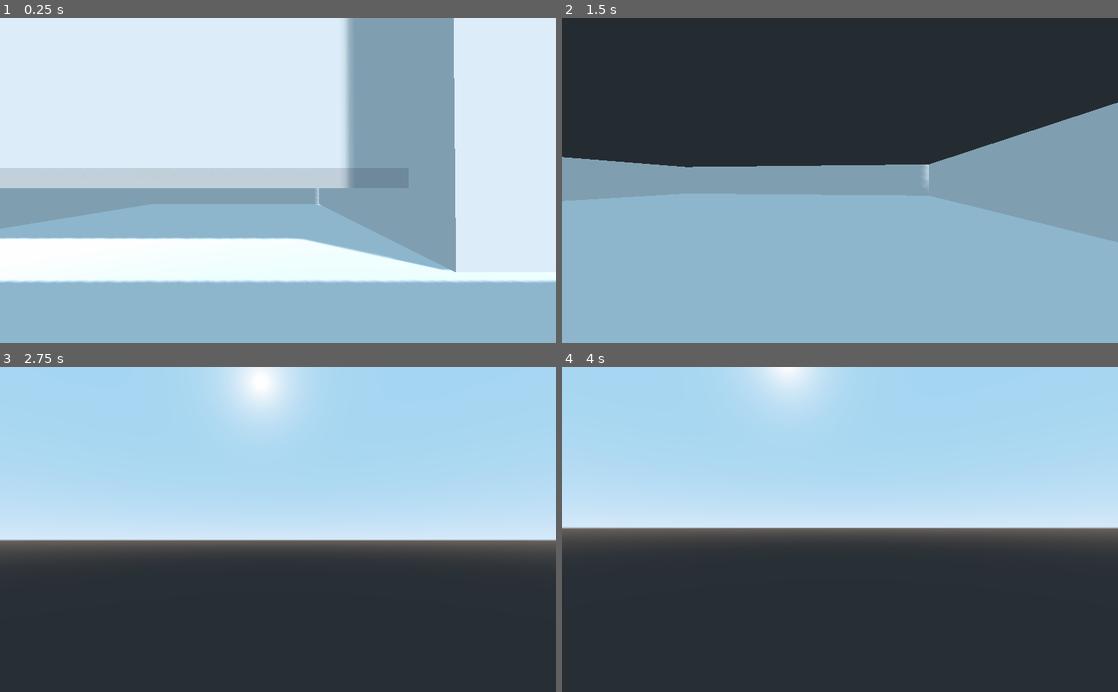
Above: before the commit, frames 1-4 (two rows, left to right).
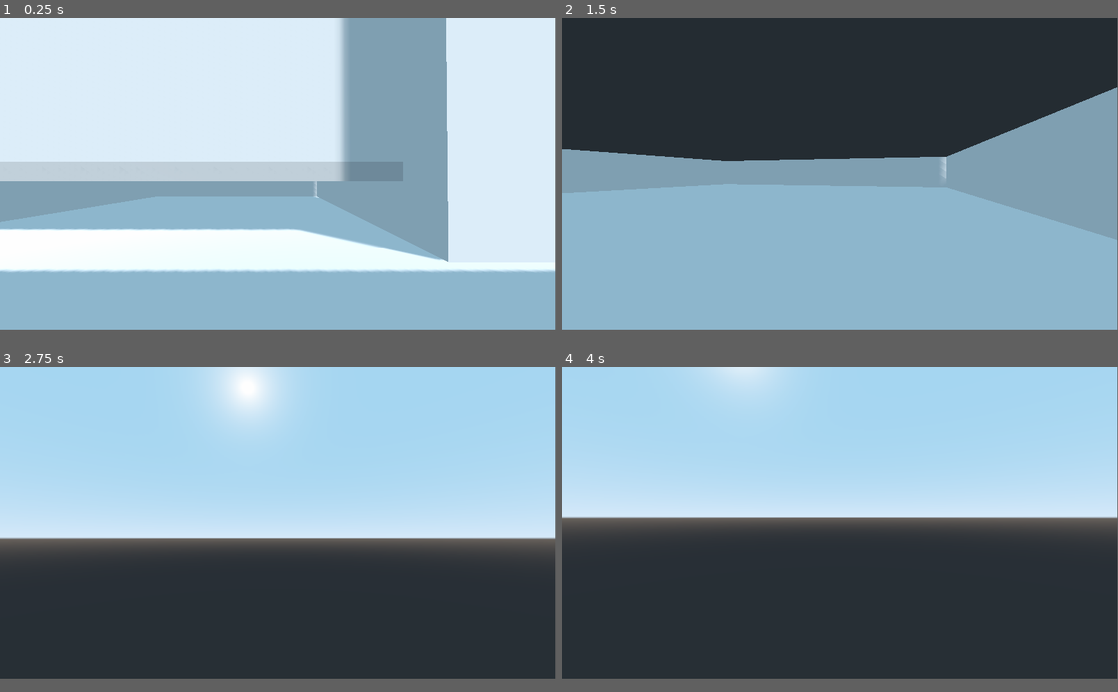
Above: after the commit, the same moments.

Repository: Woflje/DZC20
Game: Godot game, scene res://scenes/Main.tscn
Two runs of this game, one before a commit and one after it. Both use one fixed random seed, a clock stepped at 60 frames per second and the inputs below.
Inputs (mouse positions are in pixels of both pictures, inside the frame that each line leads up to):
- Up to frame 1 (0.25 s): no input
- Up to frame 2 (1.5 s): move the mouse to (867, 180) at 0.52 s; hold W (move_forward) from 0.53 s (still down); tap Space (jump) at 0.77 s; move the mouse to (812, 180) at 1.27 s
- Up to frame 3 (2.75 s): keep holding W (move_forward); tap Space (jump) at 1.52 s; move the mouse to (289, 523) at 2.02 s
- Up to frame 4 (4 s): keep holding W (move_forward); tap Enter at 2.75 s; move the mouse to (834, 536) at 2.77 s; tap Space (jump) at 3.02, 3.5, 3.77 s; move the mouse to (878, 532) at 3.52 s
The window is 800x468 before the commit and 799x449 after it. Grey fills any space a smaller window leaves; there, only what the larger window draws over its background counts as a difference.

The runs differ from the first frame. In frame 1, 12% of the frame differs, in the area x 0-100%, y 0-82%; in frame 2, 5.0%; in frame 3, 1.3%; in frame 4, 6.5%.

Commit message:
Esc, close game

Diff:
--- a/project.godot
+++ b/project.godot
@@ -13,6 +13,17 @@
 config/name="DZC20"
 run/main_scene="res://scenes/Main.tscn"
 config/icon="res://icon.png"
+
+[display]
+
+window/size/width=1920
+window/size/height=1080
+window/size/borderless=true
+window/size/fullscreen=true
+
+[global]
+
+display=false
 
 [gui]
 
--- a/scenes/Main.tscn
+++ b/scenes/Main.tscn
@@ -1,9 +1,11 @@
-[gd_scene load_steps=3 format=2]
+[gd_scene load_steps=4 format=2]
 
 [ext_resource path="res://scenes/Player.tscn" type="PackedScene" id=1]
 [ext_resource path="res://scenes/Flux_test.tscn" type="PackedScene" id=2]
+[ext_resource path="res://scripts/utility/close_game.gd" type="Script" id=3]
 
 [node name="Main" type="Node"]
+script = ExtResource( 3 )
 
 [node name="Flux_test" parent="." instance=ExtResource( 2 )]
 
--- a/scenes/Player.tscn
+++ b/scenes/Player.tscn
@@ -1,7 +1,7 @@
 [gd_scene load_steps=4 format=2]
 
 [ext_resource path="res://assets/Models/Entities/Player/player.glb" type="PackedScene" id=1]
-[ext_resource path="res://script/Entities/Player.gd" type="Script" id=2]
+[ext_resource path="res://scripts/Entities/Player.gd" type="Script" id=2]
 
 [sub_resource type="SphereShape" id=1]
 
--- a/scenes/drag_drop.tscn
+++ b/scenes/drag_drop.tscn
@@ -1,10 +1,11 @@
-[gd_scene load_steps=8 format=2]
+[gd_scene load_steps=9 format=2]
 
 [ext_resource path="res://What-Do-Electrical-Wire-Colors-Mean.jpg" type="Texture" id=1]
-[ext_resource path="res://script/MiniGame/CircuitData.gd" type="Script" id=2]
-[ext_resource path="res://script/MiniGame/InventorySlots.gd" type="Script" id=3]
-[ext_resource path="res://script/MiniGame/InventoryData.gd" type="Script" id=4]
+[ext_resource path="res://scripts/MiniGame/CircuitData.gd" type="Script" id=2]
+[ext_resource path="res://scripts/MiniGame/InventorySlots.gd" type="Script" id=3]
+[ext_resource path="res://scripts/MiniGame/InventoryData.gd" type="Script" id=4]
 [ext_resource path="res://scenes/PlaceHolder.gd" type="Script" id=5]
+[ext_resource path="res://scripts/utility/close_game.gd" type="Script" id=6]
 
 [sub_resource type="StyleBoxFlat" id=1]
 bg_color = Color( 0.12549, 0.0980392, 0.0980392, 1 )
@@ -17,6 +18,7 @@
 
 [node name="DragDrop" type="Node2D"]
 position = Vector2( 296, -3 )
+script = ExtResource( 6 )
 
 [node name="Control" type="Control" parent="."]
 anchor_right = 1.0
--- a/scenes/item_slot.tscn
+++ b/scenes/item_slot.tscn
@@ -1,7 +1,7 @@
 [gd_scene load_steps=3 format=2]
 
 [ext_resource path="res://blue_rectangle.jpg" type="Texture" id=1]
-[ext_resource path="res://script/MiniGame/CircuitSlots.gd" type="Script" id=2]
+[ext_resource path="res://scripts/MiniGame/CircuitSlots.gd" type="Script" id=2]
 
 [node name="Slot" type="TextureRect"]
 margin_bottom = 284.0
--- a/script/Entities/Player.gd
+++ b/scripts/Entities/Player.gd
@@ -24,8 +24,6 @@
 	Input.set_mouse_mode(Input.MOUSE_MODE_CAPTURED)
 
 func _input(event):
-	if Input.is_action_pressed("ui_cancel"):
-		get_tree().quit() # quit the game with a single key press
 	if event is InputEventMouseMotion:
 		mouseDelta = event.relative
 
--- /dev/null
+++ b/scripts/utility/close_game.gd
@@ -0,0 +1,19 @@
+extends Node
+
+
+# Declare member variables here. Examples:
+# var a = 2
+# var b = "text"
+
+
+# Called when the node enters the scene tree for the first time.
+func _ready():
+	pass # Replace with function body.
+
+func _input(event):
+	if Input.is_action_pressed("ui_cancel"):
+		get_tree().quit() # quit the game with a single key press
+
+# Called every frame. 'delta' is the elapsed time since the previous frame.
+#func _process(delta):
+#	pass
Not shown, added: scripts/Entities/nothing.txt
Renamed: script/MiniGame/CircuitData.gd -> scripts/MiniGame/CircuitData.gd
Renamed: script/MiniGame/CircuitSlots.gd -> scripts/MiniGame/CircuitSlots.gd
Renamed: script/MiniGame/InventoryData.gd -> scripts/MiniGame/InventoryData.gd
Renamed: script/MiniGame/InventorySlots.gd -> scripts/MiniGame/InventorySlots.gd
